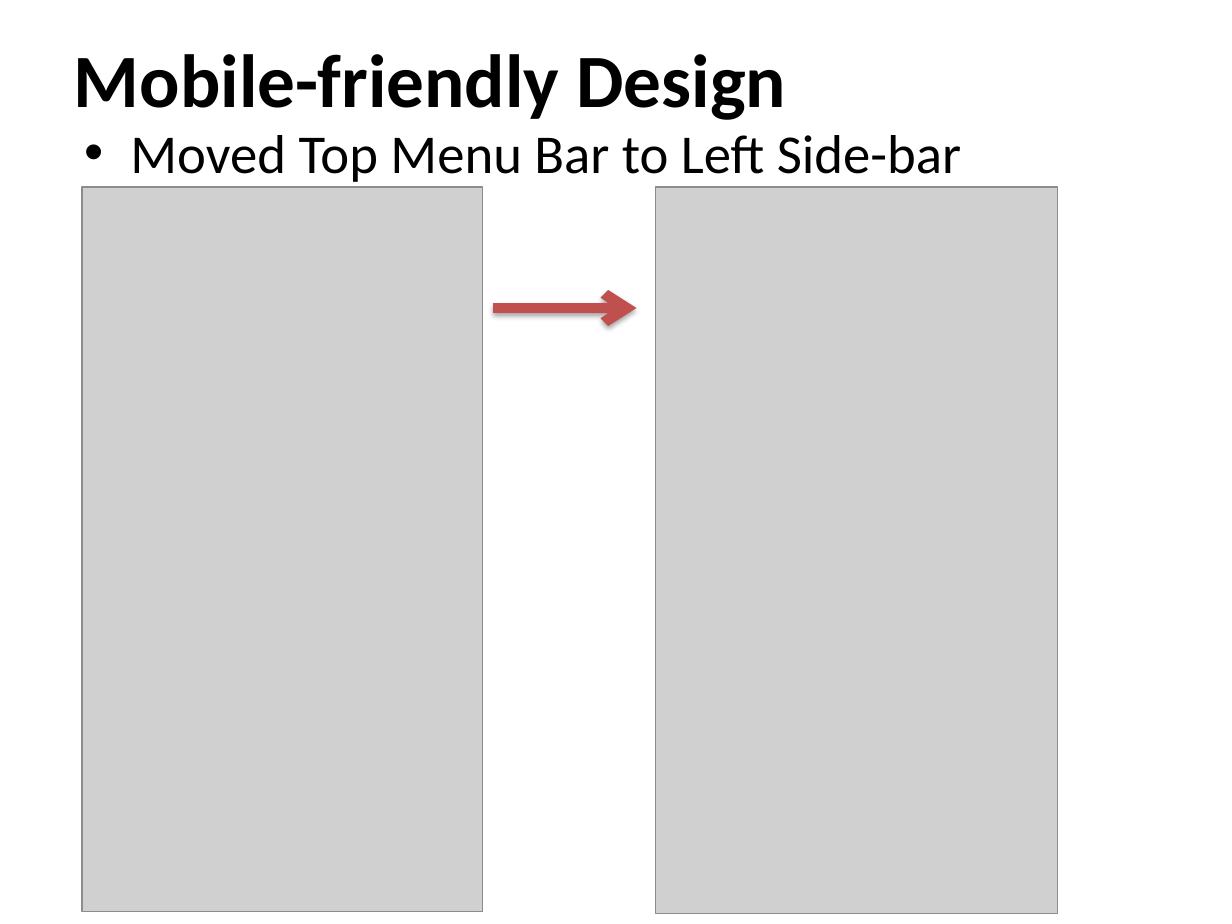
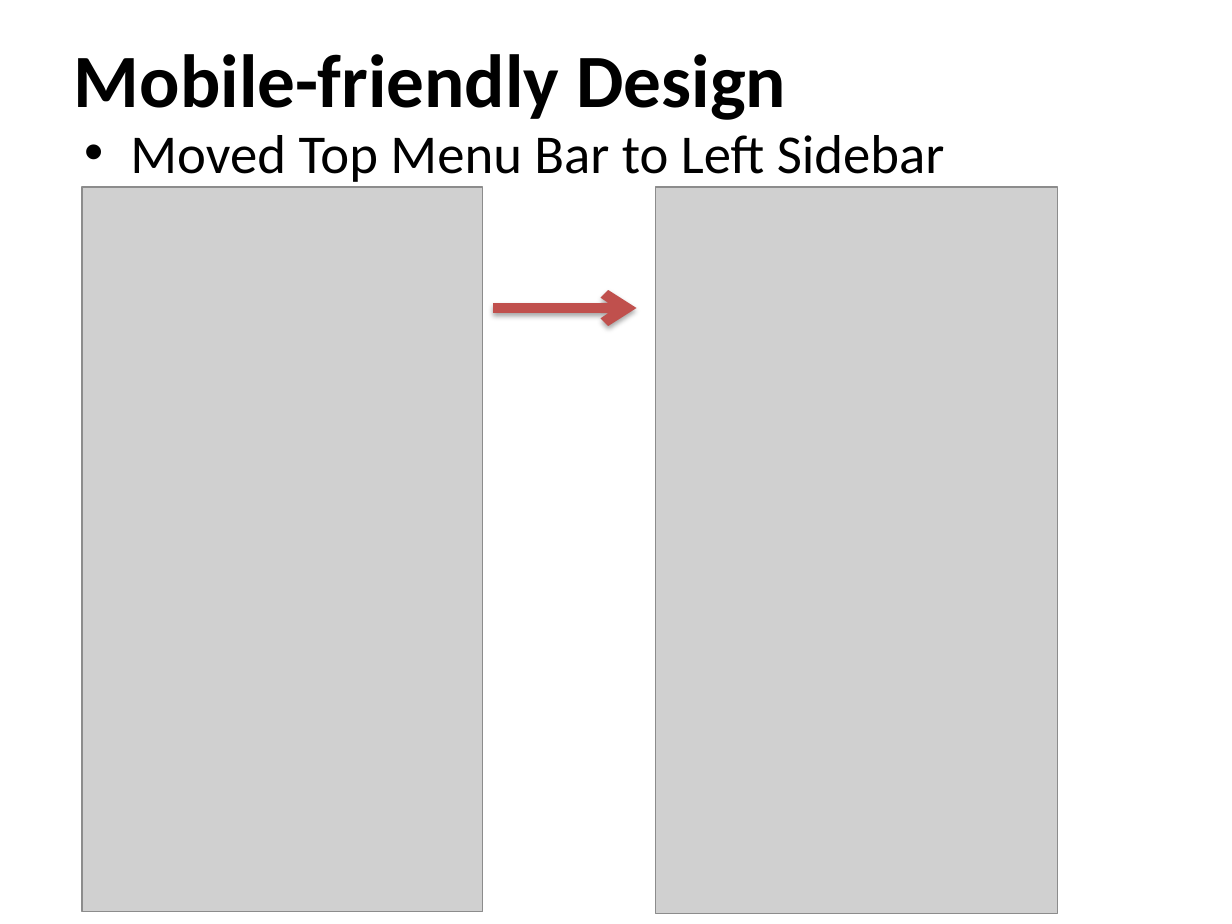
Before and after one commit to ehsantos11/MIST7590-Smithgall-Project, a slide deck: slide 12 of SGW Project Update 7Mar18.pptx. Drawn at 1232x924 pixels with LibreOffice and Linux fonts; fonts in the diff are those of the drawing; grey boxes stand for pictures; background and template pictures are left out. Boxes give left, top, right and bottom in pixels: in the first picture for what was removed or moved away, otherwise in the second. Text is boxed around its words. In the diff, an @@ line names an element or a change of style, - is before the commit and + after.

```diff
--- a/SGW Project Update 7Mar18.pptx
+++ b/SGW Project Update 7Mar18.pptx
@@ text at [130,135,945,187]: text changed @@
-• Moved Top Menu Bar to Left Side-bar
+• Moved Top Menu Bar to Left Sidebar
```
Also in this commit, not shown: 2 other slides changed.
